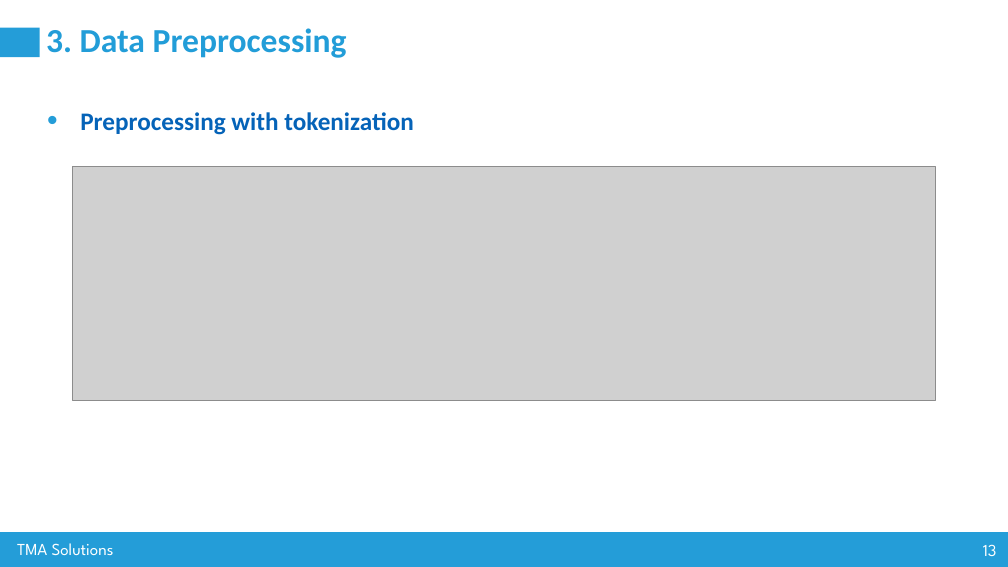
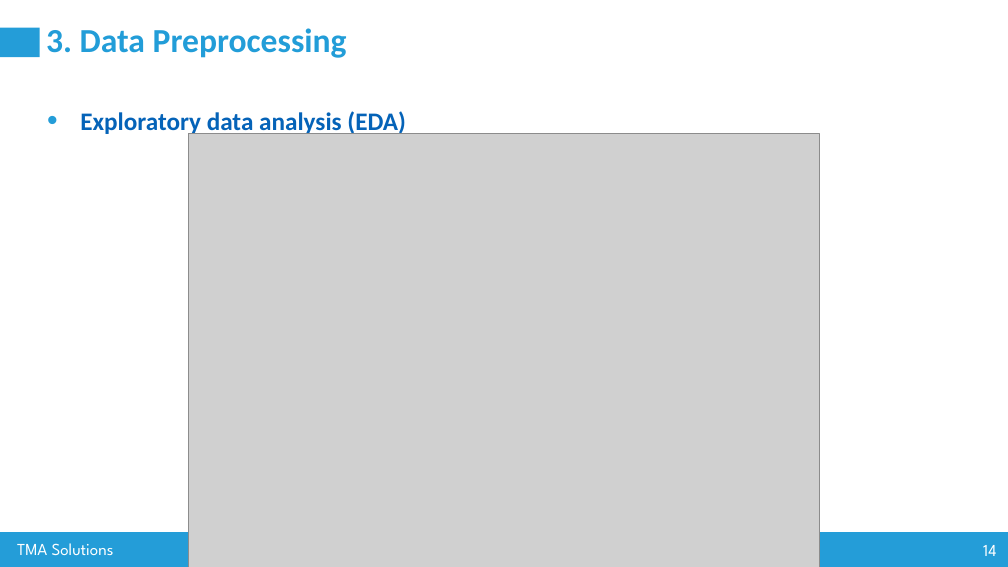
Before and after one commit to nguyenvanhuy0612/DL-1, a slide deck: slide 14 of Workshop-3_AI Advance Training_Group 80.pptx (slide 13 before the commit). Drawn at 1008x567 pixels with LibreOffice and Linux fonts; fonts in the diff are those of the drawing; grey boxes stand for pictures. Boxes give left, top, right and bottom in pixels: in the first picture for what was removed or moved away, otherwise in the second. Text is boxed around its words. In the diff, an @@ line names an element or a change of style, - is before the commit and + after.

```diff
--- a/Workshop-3_AI Advance Training_Group 80.pptx
+++ b/Workshop-3_AI Advance Training_Group 80.pptx
@@ text at (80, 111, 406, 136): text changed @@
-• Preprocessing with tokenization
+• Exploratory data analysis (EDA)
@@ picture added at (188, 134, 819, 567) @@
@@ picture removed at (73, 166, 935, 401) @@
@@ page number at (983, 545, 996, 556): text changed @@
-13
+14
```
Also in this commit, not shown: 2 other slides changed, 7 slides added, 3 other files.
